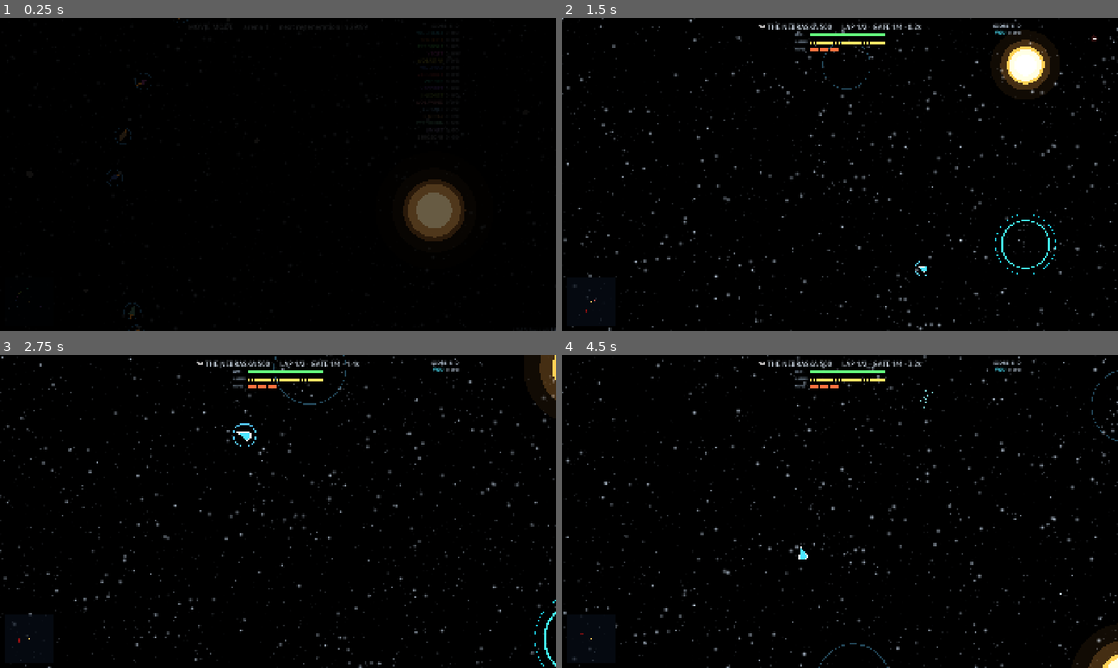
Above: before the commit, frames 1-4 (two rows, left to right).
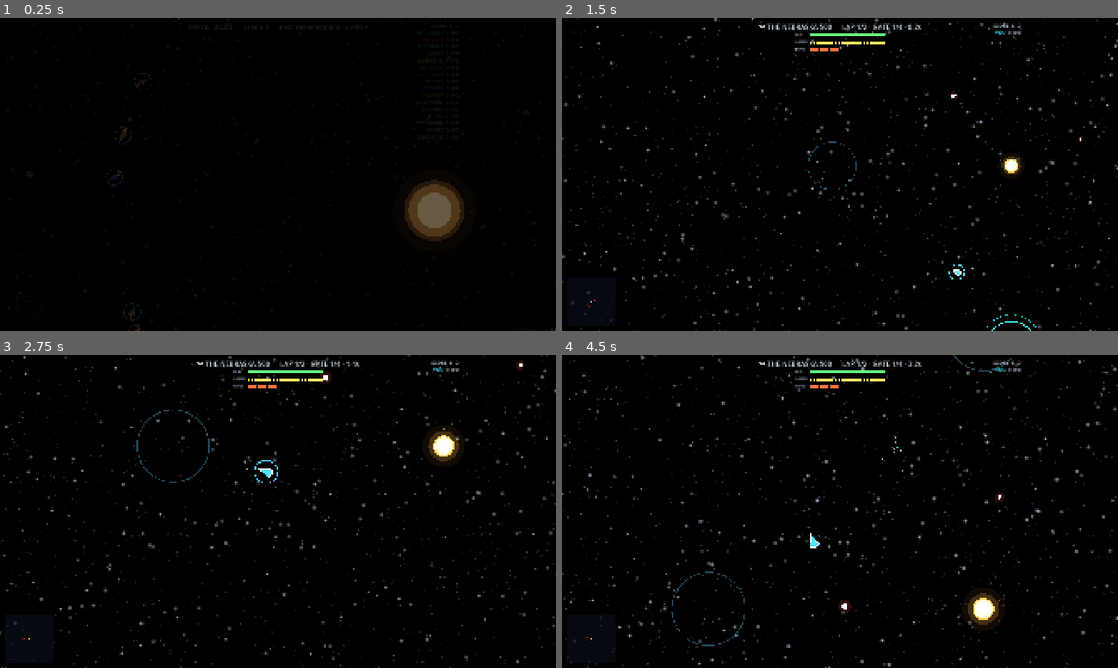
Above: after the commit, the same moments.

Repository: CryptoJones/XSpaceWar-AI
Game: Godot game, scene res://src/ui/main.tscn
Two runs of this game, one before a commit and one after it. Both use one fixed random seed, a clock stepped at 60 frames per second and the inputs below.
Inputs (mouse positions are in pixels of both pictures, inside the frame that each line leads up to):
- Up to frame 1 (0.25 s): no input
- Up to frame 2 (1.5 s): tap Enter at 0.5 s; move the mouse to (962, 158) at 0.52 s; hold D 0.53-1.25 s; tap Shift at 0.6 s; click (962, 158) at 0.67 s; tap Space at 0.77 s; click (906, 83) at 1.25 s
- Up to frame 3 (2.75 s): drag from (166, 527) to (250, 574) at 2.02 s
- Up to frame 4 (4.5 s): move the mouse to (895, 442) at 2.77 s; hold D 2.78-3.5 s; tap K at 2.85 s; drag from (812, 574) to (673, 464) at 3.52 s; move the mouse to (1006, 558) at 4.27 s; hold A from 4.28 s (still down); hold Enter from 4.28 s (still down)

The runs differ from the first frame. In frame 1, 0.3% of the frame differs, in the area x 4-84%, y 0-100%; in frame 2, 5.7%, in the area x 0-100%, y 0-100%; in frame 3, 5.1%; in frame 4, 5.4%.

Commit message:
v1.9.1: honest Newtonian gravity (cap removed) + toroidal wrap
Aaron flagged the v1.9.0 gravity cap as a physics-violating code smell —
correctly: it bent 1/r^2 into a constant-force core, which destabilized
orbits and needed a second hack (spawn-outside-core) to patch. Reverted
both.

- gravity_accel is pure inverse-square again, no caps.
- star mass is sized to the arena instead: base_mass =
  0.35*thrust_accel*spawn_r^2/G, then * star_scale. A level-design
  parameter (smaller map = lighter star), NOT a physics fudge — small
  maps stay playable, gravity stays exactly Newtonian. Verified: still
  pilot orbits a stable Keplerian ellipse across the full star x map
  matrix (star-only worlds).
- toroidal wrap PRESERVES velocity (was: doubled it). The slingshot was
  free energy that compounded into the unrecoverable "Epstein-drive"
  runaway on small wrapping maps; held thrust is now always recoverable
  via flip-and-burn. (Corner-planet workaround dropped — not needed.)
- README gains a Physics section documenting what's real and the one
  deliberate level-design deviation, with the formula.

86 sim / 43 net / 15 relay / 10 audio / smoke / camera probe green.

Co-Authored-By: Claude Fable 5 <noreply@anthropic.com>

Diff:
--- a/project.godot
+++ b/project.godot
@@ -6,7 +6,7 @@
 [application]
 
 config/name="XSpaceWar-AI"
-config/version="1.9.0"
+config/version="1.9.1"
 config/description="A modern, AI-driven networked space-fighter — a 2026 reimagining of the classic networked Spacewar! / xspacewar. Apache 2.0."
 run/main_scene="res://src/ui/main.tscn"
 config/features=PackedStringArray("4.6", "Forward Plus")
--- a/src/gameplay/game_session.gd
+++ b/src/gameplay/game_session.gd
@@ -118,8 +118,16 @@
 
 	# Procedural arena — vary the layout a little by mode. Kept sparse:
 	# space should read as mostly empty with hazards, not an obstacle course.
+	# Star mass is SIZED TO THE ARENA (pure level-design parameter, not a
+	# physics fudge): pick the base mass so inverse-square gravity at the
+	# spawn ring is a comfortable fraction of engine thrust on every map.
+	# This is what makes small maps playable — a smaller arena gets a
+	# smaller star — while gravity stays exactly Newtonian (see README).
+	var base_star_mass := (cfg.thrust_accel * 0.35) \
+		* cfg.spawn_orbit_radius * cfg.spawn_orbit_radius / cfg.gravity_constant
 	arena_params = ArenaGen.populate(world, {
 		"star_count": 1,  # exactly one gravity well per map
+		"star_mass": base_star_mass,
 		"star_scale": clampf(star_scale, 0.2, 4.0),
 		"planets": clampi(planet_count, 0, 6),
 		"hazard": clampf(hazard, 0.0, 1.0),
--- a/src/sim/sim_world.gd
+++ b/src/sim/sim_world.gd
@@ -109,14 +109,6 @@
 	var r := config.spawn_orbit_radius
 	if primary != null:
 		r = maxf(r, primary.radius * 3.0 + 200.0)
-		# Spawn OUTSIDE the capped (constant-force) core: inside r_cap gravity
-		# is clamped flat, and orbits under a constant central force precess
-		# and can decay into the star even with zero input. Beyond r_cap the
-		# field is true 1/r^2, so a circular orbit is a stable closed ellipse
-		# and a still pilot orbits forever. (Tiny-map+giant-star degenerates
-		# fall back to the wall clamp; the accel cap still keeps them escapable.)
-		var r_cap := sqrt(config.gravity_constant * m / (config.thrust_accel * 0.8))
-		r = maxf(r, r_cap * 1.15)
 	r = minf(r, config.arena_size * 0.5 * 0.85)
 	# Clearance: never materialize inside (or kissing) a rock/satellite —
 	# re-roll the ring angle a few times; deterministic via the world rng.
@@ -134,11 +126,9 @@
 	# Circular-orbit speed, perpendicular to the radius, random direction.
 	var speed := 0.0
 	if m > 0.0:
-		# Circular speed for the EFFECTIVE (capped) gravity at this radius,
-		# so the spawn orbit is actually stable under the escapability cap.
-		var grav_here: float = minf(config.gravity_constant * m / (r * r),
-			config.thrust_accel * 0.8)
-		speed = sqrt(grav_here * r)
+		# True circular-orbit speed (Keplerian, pure 1/r^2): a still pilot
+		# orbits a stable closed ellipse forever.
+		speed = sqrt(config.gravity_constant * m / r)
 	var dir := Vector2(-sin(ang), cos(ang))
 	if rng.randf() < 0.5:
 		dir = -dir
@@ -416,16 +406,8 @@
 		r2 = maxf(r2, soft * soft)
 		var r := sqrt(r2)
 		a += d * (config.gravity_constant * b.mass / (r2 * r))
-	# Escapability guarantee (Aaron's rule): the well may curve your path
-	# hard, but it must NEVER out-pull your engine — a pilot burning away
-	# from the star always makes headway. Without this, the steep core of a
-	# fixed-strength star on a small map exceeded thrust_accel and dragged
-	# even a still ship to its death. Slingshots at range are unaffected
-	# (gravity is naturally well under the cap out there).
-	var cap := config.thrust_accel * 0.8
-	if a.length() > cap:
-		a = a.normalized() * cap
-	return a
+	return a  # pure Newtonian inverse-square — no caps (star mass is sized
+	          # to the arena instead; see GameSession._build / README Physics)
 
 ## Advance one ship's pilot kinematics (turn / thrust+fuel / gravity /
 ## position / wrap) exactly as a full step would, without weapons, timers, or
@@ -630,15 +612,15 @@
 const WRAP_BOOST := 2.0
 const WRAP_SPEED_CAP := 20000.0
 
-## Apply the toroidal wrap (+ Aaron's slingshot: speed doubles per seam
-## crossing, capped). ONE implementation — the sim has five wrappable
-## entity kinds, and a missed copy desyncs prediction from the host.
-## Returns [wrapped_pos, boosted_vel] or empty if no wrap occurred.
+## Toroidal wrap: position teleports across the seam, velocity is PRESERVED
+## (space is a torus — no free energy). Returns [wrapped_pos, vel] or empty.
+## (The old slingshot doubled speed here and compounded into an unrecoverable
+## runaway on small wrapping maps — removed in favor of honest physics.)
 func _wrap_with_boost(pos: Vector2, vel: Vector2) -> Array:
 	var wrapped := _wrap_point(pos)
 	if wrapped == pos:
 		return []
-	return [wrapped, (vel * WRAP_BOOST).limit_length(WRAP_SPEED_CAP)]
+	return [wrapped, vel]
 
 func _wrap_positions() -> void:
 	for s in ships:
--- a/tests/run_tests.gd
+++ b/tests/run_tests.gd
@@ -306,14 +306,11 @@
 	_check("star: scale multiplies mass (gravity) and size",
 		is_equal_approx(p4.mass, p1.mass * 4.0) and p4.radius > p1.radius,
 		"m %0.f/%0.f r %.0f/%.0f" % [p1.mass, p4.mass, p1.radius, p4.radius])
-	# Probe far enough out that neither star's pull hits the escapability
-	# cap, so the raw 4x mass ratio is visible (inside the cap both clamp).
-	var probe := Vector2(3000, 0)
+	var probe := Vector2(1500, 0)
 	var g1 := w1.gravity_accel(probe).length()
 	var g4 := w4.gravity_accel(probe).length()
-	_check("star: bigger star pulls 4x harder (below the cap)",
-		is_equal_approx(g4, g1 * 4.0) and g4 < w4.config.thrust_accel * 0.8,
-		"g %.2f vs %.2f" % [g1, g4])
+	_check("star: bigger star pulls 4x harder (pure inverse-square)",
+		is_equal_approx(g4, g1 * 4.0), "g %.2f vs %.2f" % [g1, g4])
 
 func _test_eternal_torpedoes() -> void:
 	var w := SimWorld.new(SimConfig.from_seed(99))
@@ -473,11 +470,8 @@
 	h2.spawn_grace = 0.0
 	var v_before := h2.vel.length()
 	s2.update(1.0 / 60.0)
-	_check("edges: wrap emits a slingshot event",
-		s2.world.events.any(func(e): return e.get("type", "") == "wrap"))
-	_check("edges: wrapping doubles the object's speed",
-		h2.alive and absf(h2.vel.length() - v_before * 2.0) < 5.0
-		and h2.pos.x < 0.0,
+	_check("edges: toroidal wrap preserves velocity (no free-energy boost)",
+		h2.alive and absf(h2.vel.length() - v_before) < 5.0 and h2.pos.x < 0.0,
 		"v %.0f -> %.0f x=%.0f" % [v_before, h2.vel.length(), h2.pos.x])
 
 func _test_lives() -> void:
@@ -514,43 +508,30 @@
 func _test_gravity_escapable() -> void:
 	# The well must never out-pull thrust — even at the steep core of a small
 	# map, a pilot burning straight out makes headway (Aaron\'s rule).
-	var s := GameSession.new()
-	s.map_size = 8000.0
-	s.hazard = 0.0
-	s.score_limit = 0
-	s.start_skirmish(2, GameSession.Mode.FFA, BotController.Difficulty.ROOKIE)
-	var w := s.world
-	# Probe gravity right at the spawn ring and just inside it.
-	var star := w.primary_body()
-	var cap := w.config.thrust_accel * 0.8
-	var worst := 0.0
-	for rr in [w.config.spawn_orbit_radius, w.config.spawn_orbit_radius * 0.6,
-			star.radius * 2.0]:
-		var probe := star.pos + Vector2(rr, 0.0)
-		worst = maxf(worst, w.gravity_accel(probe).length())
-	_check("gravity: capped below thrust everywhere (escapable)",
-		worst <= cap + 0.001 and cap < w.config.thrust_accel,
-		"worst=%.0f cap=%.0f thrust=%.0f" % [worst, cap, w.config.thrust_accel])
-
-	# Across the WHOLE star-size slider (5..100) x map extremes: gravity is
-	# capped below thrust (escapable) AND a still pilot orbits the star-only
-	# field without dying (spawn sits outside the capped, non-Keplerian core).
-	var escapable_all := true
+	# Pure Newtonian, star mass sized to the arena: across the whole slider
+	# (5..100) x map extremes, a still pilot orbits a STABLE Keplerian ellipse
+	# and never decays into the star; and the DEFAULT-size star (scale 1.0,
+	# slider 25) is traversable — gravity at the spawn ring is under thrust on
+	# every map. (Giant-star extremes are deliberately hard: player's choice.)
 	var still_survives_all := true
+	var default_traversable := true
 	for star_slider in [5, 25, 50, 100]:
 		for map_sz in [2000.0, 8000.0, 40000.0]:
 			var cfg := SimConfig.from_seed(909 + star_slider)
-			cfg.arena_size = map_sz
-			cfg.spawn_orbit_radius = clampf(map_sz * 0.035, 550.0, 1400.0)
+			cfg.arena_size = clampf(map_sz, 2000.0, 40000.0)
+			cfg.spawn_orbit_radius = clampf(cfg.arena_size * 0.035, 550.0, 1400.0)
+			var base_mass: float = (cfg.thrust_accel * 0.35) \
+				* cfg.spawn_orbit_radius * cfg.spawn_orbit_radius / cfg.gravity_constant
 			var ww := SimWorld.new(cfg)
-			ArenaGen.populate(ww, {"star_count": 1, "star_scale": float(star_slider) / 25.0,
-				"planets": 0, "satellites": 0, "hazard": 0.0})
-			var st := ww.primary_body()
-			var rr := st.radius + ww.config.ship_radius
-			while rr <= ww.config.spawn_orbit_radius + 1.0:
-				if ww.gravity_accel(st.pos + Vector2(rr, 0)).length() > ww.config.thrust_accel * 0.8 + 0.5:
-					escapable_all = false
-				rr += 60.0
+			# Star ONLY — isolate gravity from satellites/asteroids.
+			ArenaGen.populate(ww, {"star_count": 1, "star_mass": base_mass,
+				"star_scale": float(star_slider) / 25.0, "planets": 0,
+				"satellites": 0, "hazard": 0.0})
+			if star_slider == 25:
+				var gspawn := ww.gravity_accel(ww.primary_body().pos
+					+ Vector2(ww.config.spawn_orbit_radius, 0)).length()
+				if gspawn > ww.config.thrust_accel:
+					default_traversable = false
 			var pilot := ww.add_ship()
 			pilot.spawn_grace = 0.0
 			for _i in range(1200):
@@ -559,9 +540,10 @@
 				if not pilot.alive:
 					still_survives_all = false
 					break
-	_check("gravity: escapable at every star size (cap < thrust)", escapable_all)
-	_check("gravity: still pilot orbits, never dragged in — every star size",
+	_check("gravity: still pilot orbits a stable ellipse at every star size",
 		still_survives_all)
+	_check("gravity: the default star is traversable (spawn gravity < thrust)",
+		default_traversable)
 
 func _test_giant_star_spawns() -> void:
 	# Max star size: nobody spawns inside (or hugging) the well.
Not shown, changed: CHANGELOG.md
Not shown, changed: README.md
